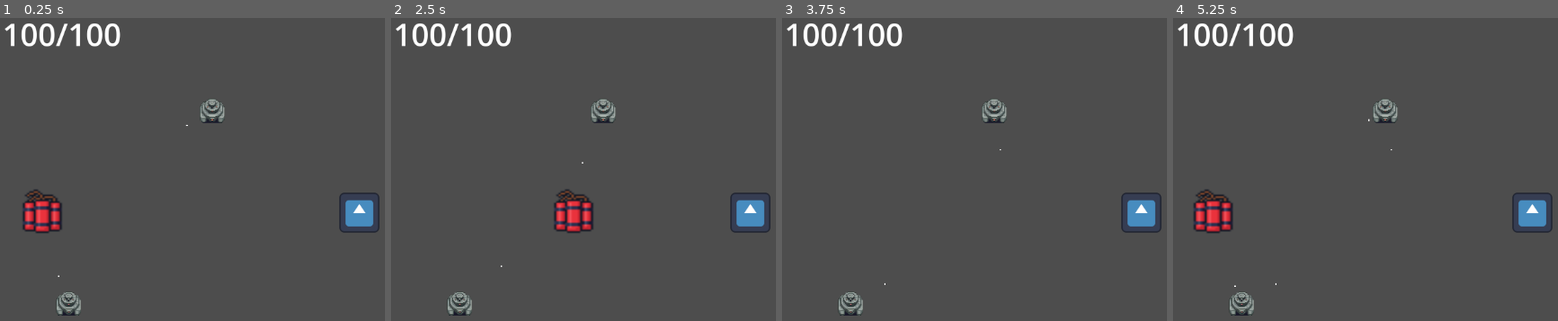
Above: before the commit, frames 1-4 (left to right).
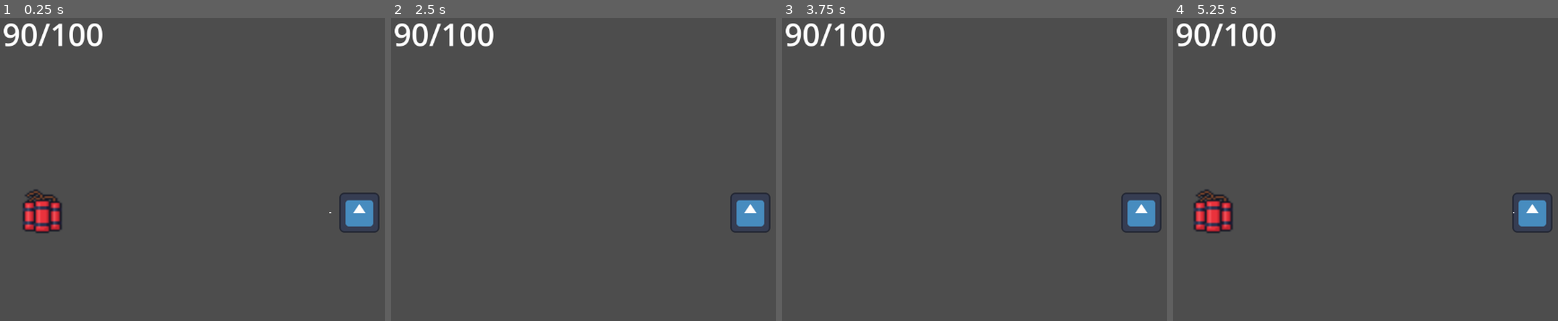
Above: after the commit, the same moments.

Repository: PM-Micael/Project-Tower
Game: Godot game, scene res://Scenes/Game.tscn
Same seed, same stepped clock (60 frames per second), same inputs: the game is played once before the commit and once after it. Before the commit the project starts from res://node_2d.tscn. The engine's default icon, where the game draws it, is replaced by a stand-in: a white triangle on a blue panel in a dark square.
Inputs:
- Up to frame 1 (0.25 s): no input
- Up to frame 2 (2.5 s): no input
- Up to frame 3 (3.75 s): no input
- Up to frame 4 (5.25 s): tap Enter at 4.25 s; tap Space at 5 s

The runs differ from the first frame. In frame 1, 1.6% of the frame differs, in the area x 0-87%, y 1-99%; in frame 2, 2.8%, in the area x 0-59%, y 1-99%; in frame 3, 1.5%; in frame 4, 1.6%.

Commit message:
Added a debug json object for player progression. Health now initiates properly on the ui and not just because of the inspector.

Diff:
--- /dev/null
+++ b/Files/test.json
@@ -0,0 +1,18 @@
+{
+	"users": {
+		"UID_123": {
+			"progress":{
+				"current_round": {
+					"core_stats": {
+						"maximum_health": 100,
+						"current_health": 90
+					}
+				},
+				"core": {
+					"health": 100
+				}
+			},
+			"settings":{}
+		}
+	}
+}
--- a/Scenes/bullet.tscn
+++ b/Scenes/Bullets/bullet.tscn
@@ -1,6 +1,6 @@
 [gd_scene load_steps=4 format=3 uid="uid://bl6pq5oa013hb"]
 
-[ext_resource type="Script" uid="uid://dwjy3mmauv8cw" path="res://Scripts/bullet.gd" id="1_oduel"]
+[ext_resource type="Script" uid="uid://dwjy3mmauv8cw" path="res://Scripts/Units/bullet.gd" id="1_oduel"]
 [ext_resource type="Texture2D" uid="uid://b5rn8xbfreydq" path="res://Assets/Pixel.png" id="2_ycag2"]
 
 [sub_resource type="RectangleShape2D" id="RectangleShape2D_oduel"]
--- a/Scenes/enemy.tscn
+++ b/Scenes/Enemies/enemy.tscn
@@ -1,6 +1,6 @@
 [gd_scene load_steps=4 format=3 uid="uid://bugp3xft5dakl"]
 
-[ext_resource type="Script" uid="uid://d2mr4jbubdart" path="res://Scripts/enemy.gd" id="1_1f0kj"]
+[ext_resource type="Script" uid="uid://d2mr4jbubdart" path="res://Scripts/Units/enemy.gd" id="1_1f0kj"]
 [ext_resource type="Texture2D" uid="uid://6fef76odsir0" path="res://Assets/dynamite.png" id="2_1f0kj"]
 
 [sub_resource type="RectangleShape2D" id="RectangleShape2D_wtcfe"]
--- /dev/null
+++ b/Scenes/Game.tscn
@@ -0,0 +1,37 @@
+[gd_scene load_steps=5 format=3 uid="uid://0iqkb04oacik"]
+
+[ext_resource type="Script" uid="uid://ct5mcwjrs6h4h" path="res://Scripts/Structures/enemy_spawn.gd" id="1_kldst"]
+[ext_resource type="PackedScene" uid="uid://bugp3xft5dakl" path="res://Scenes/Enemies/enemy.tscn" id="2_b2bpf"]
+[ext_resource type="PackedScene" uid="uid://djkssdnxpx331" path="res://Scenes/Structures/core.tscn" id="3_7lihs"]
+[ext_resource type="Script" uid="uid://csctngf5o2avw" path="res://Scripts/UI/health_label.gd" id="4_fgofq"]
+
+[node name="Game" type="Node2D"]
+
+[node name="DefendTower" type="Node2D" parent="."]
+
+[node name="EnemySpawn" type="Node2D" parent="DefendTower"]
+position = Vector2(-1063, 1)
+script = ExtResource("1_kldst")
+enemy_scene = ExtResource("2_b2bpf")
+
+[node name="Fort" type="Node2D" parent="DefendTower"]
+
+[node name="Core" parent="DefendTower/Fort" instance=ExtResource("3_7lihs")]
+
+[node name="Camera2D" type="Camera2D" parent="."]
+zoom = Vector2(0.5, 0.5)
+
+[node name="HUD" type="Control" parent="Camera2D"]
+layout_mode = 3
+anchors_preset = 0
+offset_right = 40.0
+offset_bottom = 40.0
+
+[node name="HealthLabel" type="Label" parent="Camera2D/HUD"]
+layout_mode = 0
+offset_left = -1144.0
+offset_top = -642.0
+offset_right = -763.0
+offset_bottom = -505.0
+theme_override_font_sizes/font_size = 100
+script = ExtResource("4_fgofq")
--- /dev/null
+++ b/Scenes/Main_Menu.tscn
@@ -0,0 +1,12 @@
+[gd_scene load_steps=2 format=3 uid="uid://d27x86bs35jyi"]
+
+[ext_resource type="Script" uid="uid://c12st0ktyn1sx" path="res://Scripts/UI/main_menu.gd" id="1_c4tk2"]
+
+[node name="MainMenu" type="Control"]
+layout_mode = 3
+anchors_preset = 15
+anchor_right = 1.0
+anchor_bottom = 1.0
+grow_horizontal = 2
+grow_vertical = 2
+script = ExtResource("1_c4tk2")
--- a/Scenes/Structures/core.tscn
+++ b/Scenes/Structures/core.tscn
@@ -1,7 +1,8 @@
-[gd_scene load_steps=4 format=3 uid="uid://djkssdnxpx331"]
+[gd_scene load_steps=5 format=3 uid="uid://djkssdnxpx331"]
 
-[ext_resource type="Script" uid="uid://bwnl81vwcteav" path="res://Scripts/core.gd" id="1_wtb72"]
+[ext_resource type="Script" uid="uid://bwnl81vwcteav" path="res://Scripts/Structures/core.gd" id="1_wtb72"]
 [ext_resource type="Texture2D" uid="uid://dj0h3dx0mhnxu" path="res://Assets/icon.svg" id="2_lstiq"]
+[ext_resource type="PackedScene" uid="uid://b0k3abpx5lwt7" path="res://Scenes/Structures/turret.tscn" id="3_8rc0j"]
 
 [sub_resource type="RectangleShape2D" id="RectangleShape2D_wtcfe"]
 size = Vector2(127, 127)
@@ -15,3 +16,7 @@
 
 [node name="Sprite2D" type="Sprite2D" parent="."]
 texture = ExtResource("2_lstiq")
+
+[node name="Turret" parent="." node_paths=PackedStringArray("core_scene") instance=ExtResource("3_8rc0j")]
+visible = false
+core_scene = NodePath("..")
--- a/Scenes/Structures/turret.tscn
+++ b/Scenes/Structures/turret.tscn
@@ -1,16 +1,15 @@
 [gd_scene load_steps=5 format=3 uid="uid://b0k3abpx5lwt7"]
 
-[ext_resource type="Script" uid="uid://buc7rjbhp6ewo" path="res://Scripts/turret.gd" id="1_4gbb4"]
-[ext_resource type="PackedScene" uid="uid://bl6pq5oa013hb" path="res://Scenes/bullet.tscn" id="2_6c825"]
+[ext_resource type="Script" uid="uid://buc7rjbhp6ewo" path="res://Scripts/Structures/turret.gd" id="1_4gbb4"]
+[ext_resource type="PackedScene" uid="uid://bl6pq5oa013hb" path="res://Scenes/Bullets/bullet.tscn" id="2_6c825"]
 [ext_resource type="Texture2D" uid="uid://bxbhdlkjkhkn7" path="res://Assets/laserturret.png" id="3_hqwwg"]
 
 [sub_resource type="RectangleShape2D" id="RectangleShape2D_d21ai"]
 size = Vector2(80, 75)
 
-[node name="Turret" type="CharacterBody2D" node_paths=PackedStringArray("core_scene")]
+[node name="Turret" type="CharacterBody2D"]
 script = ExtResource("1_4gbb4")
 bullet_scene = ExtResource("2_6c825")
-core_scene = NodePath("")
 
 [node name="CollisionShape2D" type="CollisionShape2D" parent="."]
 position = Vector2(0, 0.5)
--- /dev/null
+++ b/Scripts/Global.gd
@@ -0,0 +1,16 @@
+extends Node
+
+func load_json(path: String) -> Dictionary:
+	var file := FileAccess.open(path, FileAccess.READ)
+	if not file:
+		push_error("Failed to open file: " + path)
+		return {}
+
+	var text := file.get_as_text()
+	var result : Dictionary = JSON.parse_string(text)
+
+	if result == null:
+		push_error("JSON parsing failed for: " + path)
+		return {}
+
+	return result
--- a/Scripts/core.gd
+++ b/Scripts/Structures/core.gd
@@ -1,7 +1,7 @@
 extends Area2D
 
 @export var maximum_health: int = 100
-@export var current_health: int = 100
+@export var current_health: int
 @export var maximum_attack_range: float = 100
 @export var attack_cooldown: float = 1.0
 
@@ -9,6 +9,12 @@
 
 signal health_changed (current, maximum)
 
+func _init() -> void:
+	var data = Global.load_json("res://Files/test.json")
+	if data:
+		current_health = data["users"]["UID_123"]["progress"]["current_round"]["core_stats"]["current_health"]
+		print(str(current_health))
+
 func take_damage(amount: int) -> void:
 	current_health -= amount
 	if current_health <= 0:
--- a/Scripts/turret.gd
+++ b/Scripts/Structures/turret.gd
@@ -74,6 +74,9 @@
 		_target = null
 		return
 
+	if _target.predicted_current_health <= 0:
+		return
+
 	var bullet = bullet_scene.instantiate()
 
 	bullet.global_position = global_position
--- a/Scripts/health_label.gd
+++ b/Scripts/UI/health_label.gd
@@ -4,7 +4,7 @@
 
 func _ready() -> void:
 	core.connect("health_changed", Callable(self, "_on_health_changed"))
-	text = "100/100"
+	_on_health_changed(core.current_health, core.maximum_health)
 
 func _on_health_changed(current, maximum):
 	if core:
--- /dev/null
+++ b/Scripts/UI/main_menu.gd
@@ -0,0 +1,7 @@
+extends Control   # or whatever your root node is
+
+func _ready():
+	var data = Global.load_json("res://Files/test.json")
+	if data:
+		print("Loaded JSON:", data)
+		print(data["core"]["health"])
--- a/Scripts/bullet.gd
+++ b/Scripts/Units/bullet.gd
@@ -2,12 +2,13 @@
 
 @export var speed: float = 400.0
 @export var damage: int = 1
-@export var stop_distance: float = 100.0
+@export var stop_distance: float = 70.0
 @export var attack_cooldown: float = 1.0
 @export var target: Node2D
 
 func _physics_process(_delta: float) -> void:
 	if target == null:
+		queue_free()
 		return
 
 	var dir: Vector2 = target.global_position - global_position
--- a/Scripts/enemy.gd
+++ b/Scripts/Units/enemy.gd
@@ -1,6 +1,6 @@
 extends CharacterBody2D
 
-@export var maximum_health: int = 6
+@export var maximum_health: int = 2
 @export var current_health: int
 @export var predicted_current_health: int
 @export var speed: float = 200.0
--- a/node_2d.tscn
+++ /dev/null
@@ -1,47 +0,0 @@
-[gd_scene load_steps=6 format=3 uid="uid://0iqkb04oacik"]
-
-[ext_resource type="PackedScene" uid="uid://djkssdnxpx331" path="res://Scenes/Structures/core.tscn" id="1_0hol4"]
-[ext_resource type="PackedScene" uid="uid://bugp3xft5dakl" path="res://Scenes/enemy.tscn" id="2_0e48y"]
-[ext_resource type="Script" uid="uid://ct5mcwjrs6h4h" path="res://Scripts/enemy_spawn.gd" id="3_epypp"]
-[ext_resource type="PackedScene" uid="uid://b0k3abpx5lwt7" path="res://Scenes/Structures/turret.tscn" id="4_kdubu"]
-[ext_resource type="Script" uid="uid://csctngf5o2avw" path="res://Scripts/health_label.gd" id="4_q6r6c"]
-
-[node name="Game" type="Node2D"]
-
-[node name="DefendTower" type="Node2D" parent="."]
-
-[node name="EnemySpawn" type="Node2D" parent="DefendTower"]
-position = Vector2(-1063, 1)
-script = ExtResource("3_epypp")
-enemy_scene = ExtResource("2_0e48y")
-
-[node name="Fort" type="Node2D" parent="DefendTower"]
-
-[node name="Core" parent="DefendTower/Fort" instance=ExtResource("1_0hol4")]
-
-[node name="Turret" parent="DefendTower/Fort" node_paths=PackedStringArray("core_scene") instance=ExtResource("4_kdubu")]
-position = Vector2(-472, -327)
-core_scene = NodePath("../Core")
-
-[node name="Turret2" parent="DefendTower/Fort" node_paths=PackedStringArray("core_scene") instance=ExtResource("4_kdubu")]
-position = Vector2(-932, 292)
-core_scene = NodePath("../Core")
-
-[node name="Camera2D" type="Camera2D" parent="."]
-zoom = Vector2(0.5, 0.5)
-
-[node name="HUD" type="Control" parent="Camera2D"]
-layout_mode = 3
-anchors_preset = 0
-offset_right = 40.0
-offset_bottom = 40.0
-
-[node name="HealthLabel" type="Label" parent="Camera2D/HUD"]
-layout_mode = 0
-offset_left = -1144.0
-offset_top = -642.0
-offset_right = -763.0
-offset_bottom = -505.0
-theme_override_font_sizes/font_size = 100
-text = "100/100"
-script = ExtResource("4_q6r6c")
--- a/project.godot
+++ b/project.godot
@@ -11,9 +11,13 @@
 [application]
 
 config/name="Project Tower"
-run/main_scene="res://node_2d.tscn"
+run/main_scene="res://Scenes/Game.tscn"
 config/features=PackedStringArray("4.5", "GL Compatibility")
 config/icon="res://Assets/icon.svg"
+
+[autoload]
+
+Global="*res://Scripts/Global.gd"
 
 [rendering]
 
Not shown, added: Scripts/Global.gd.uid
Renamed: Scripts/core.gd.uid -> Scripts/Structures/core.gd.uid
Renamed: Scripts/enemy_spawn.gd -> Scripts/Structures/enemy_spawn.gd
Renamed: Scripts/enemy_spawn.gd.uid -> Scripts/Structures/enemy_spawn.gd.uid
Renamed: Scripts/turret.gd.uid -> Scripts/Structures/turret.gd.uid
Renamed: Scripts/health_label.gd.uid -> Scripts/UI/health_label.gd.uid
Not shown, added: Scripts/UI/main_menu.gd.uid
Renamed: Scripts/bullet.gd.uid -> Scripts/Units/bullet.gd.uid
Renamed: Scripts/enemy.gd.uid -> Scripts/Units/enemy.gd.uid
Not shown, added: pipeline.txt
Not shown, added: Main_Menu.tscn14044801778.tmp
Not shown, added: Main_Menu.tscn14062933033.tmp
(and 2 more such lines)
